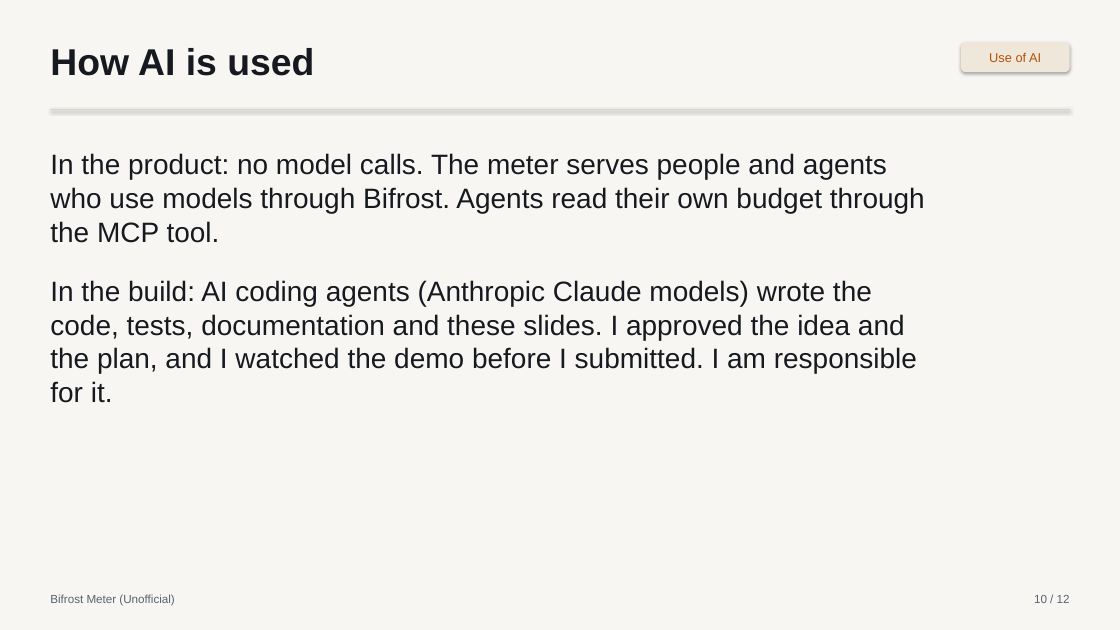
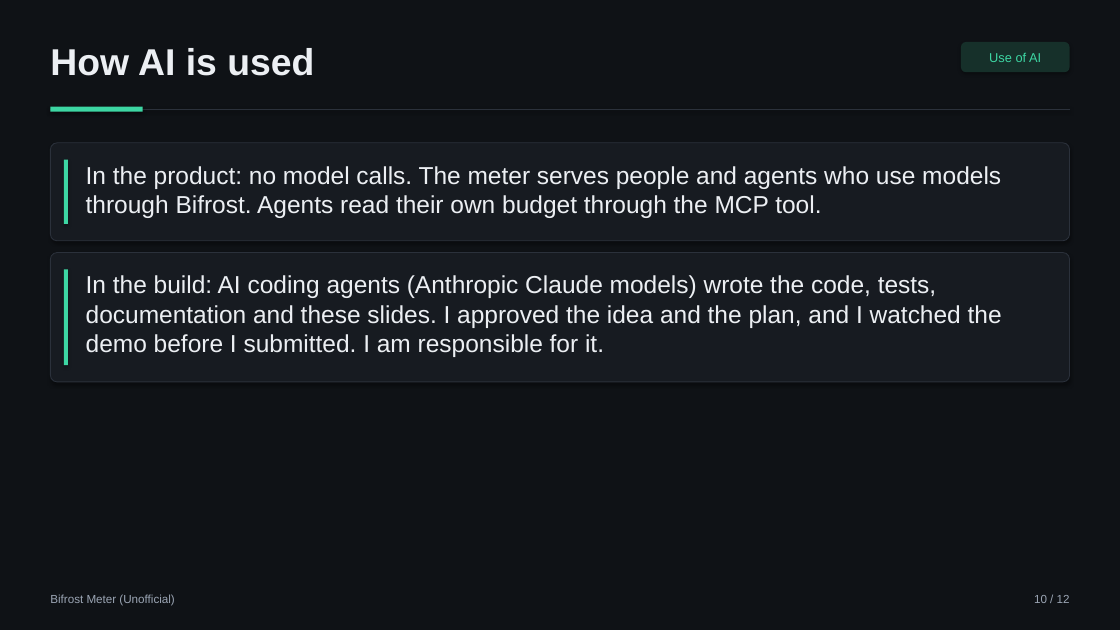
Before and after one commit to aimanmalib/bifrost-meter, a slide deck: slide 10 of deck/bifrost-meter.pptx. Drawn at 1120x630 pixels with LibreOffice and Linux fonts; fonts in the diff are those of the drawing. Boxes give left, top, right and bottom in pixels: in the first picture for what was removed or moved away, otherwise in the second. Text is boxed around its words. In the diff, an @@ line names an element or a change of style, - is before the commit and + after.

```diff
--- a/deck/bifrost-meter.pptx
+++ b/deck/bifrost-meter.pptx
@@ background #F7F6F2 to #0F1216 @@
@@ text "How AI is used" at bbox=[50, 48, 314, 76]: text colour #16191F to #ECEFF3 @@
@@ rounded rectangle "Use of AI" at bbox=[961, 42, 1070, 72]: text colour #B45309 to #3DD6A3; fill #EFE7DA to #16302A @@
@@ line (50, 109) - (1070, 109): stroke #D9D6CE 1 pt to #2B313B 1 pt @@
@@ rectangle added at bbox=[50, 107, 143, 112], fill #3DD6A3 @@
@@ rounded rectangle added at bbox=[50, 143, 1070, 241], fill #171B21, outline #2B313B 0.75 pt @@
@@ text at bbox=[50, 153, 925, 243]: paragraph removed @@
-In the product: no model calls. The meter serves people and agents who use models through Bifrost. Agents read their own budget through the MCP tool.
@@ rectangle added at bbox=[64, 160, 68, 224], fill #3DD6A3 @@
@@ text added at bbox=[86, 166, 1001, 218], 21 pt, text #ECEFF3 @@
+In the product: no model calls. The meter serves people and agents who use models through Bifrost. Agents read their own budget through the MCP tool.
@@ rounded rectangle added at bbox=[50, 253, 1070, 382], fill #171B21, outline #2B313B 0.75 pt @@
@@ rectangle added at bbox=[64, 270, 68, 365], fill #3DD6A3 @@
@@ text "In the build: AI coding ...": place and size @@
-text "In the build: AI coding ..." at bbox=[50, 153, 925, 403]
+text "In the build: AI coding ..." at bbox=[86, 275, 1002, 357]
@@ text "In the build: AI coding ..." at bbox=[86, 275, 1002, 357]: size 24 to 21 pt, text colour #16191F to #ECEFF3; less space between paragraphs @@
@@ text "Bifrost Meter (Unofficial)" at bbox=[50, 594, 174, 606]: text colour #5B6270 to #9BA5B4 @@
@@ text "10 / 12" at bbox=[1034, 595, 1070, 603]: text colour #5B6270 to #9BA5B4 @@
```
Also in this commit, not shown: 11 other slides changed, 4 other files.
